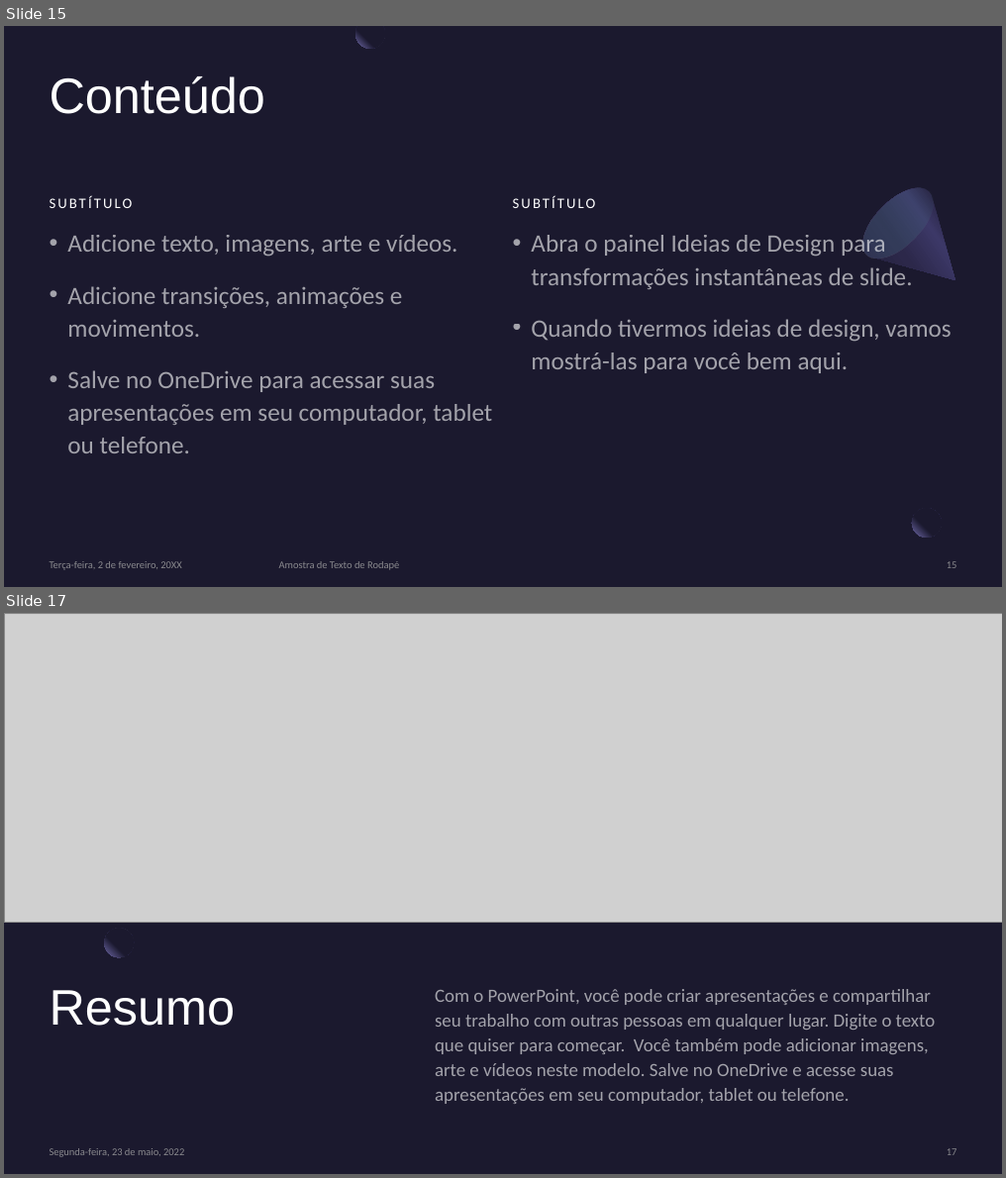
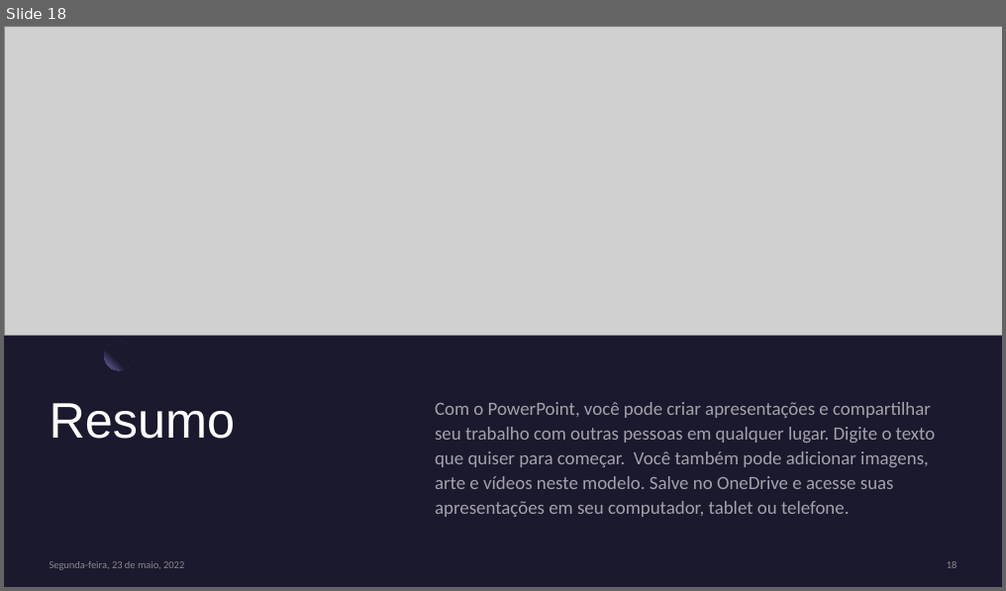
Before and after one commit to lidiambsouza/price_properties, a slide deck: Modelo Imobiliário.pptx. Shown one above the other, each under a label of ours: slides 15 and 17 before the commit, slide 18 after it; the slides between them are not shown. The pictures are 1006x1178 and 1006x591 pixels, drawn with LibreOffice and Linux fonts; fonts in the diff are those of the drawing; grey boxes stand for pictures. Boxes give left, top, right and bottom in pixels: in the first picture for what was removed or moved away, otherwise in the second. Text is boxed around its words. In the diff, an @@ line names an element or a change of style, - is before the commit and + after.

```diff
--- a/Modelo Imobiliário.pptx
+++ b/Modelo Imobiliário.pptx
@@ slide 15 removed at bbox=[4, 26, 1002, 587], background #1B192E @@
@@ freeform shape removed at bbox=[355, 26, 385, 49] @@
@@ title removed at bbox=[50, 76, 265, 114] @@
-Conteúdo
@@ text removed at bbox=[50, 195, 133, 208] @@
-SUBTÍTULO
@@ text removed at bbox=[513, 195, 596, 208] @@
-SUBTÍTULO
@@ freeform shape removed at bbox=[851, 176, 987, 311] @@
@@ ellipse removed at bbox=[851, 176, 945, 270] @@
@@ text removed at bbox=[67, 235, 492, 454] @@
-• Adicione texto, imagens, arte e vídeos.
-• Adicione transições, animações e movimentos.
-• Salve no OneDrive para acessar suas apresentações em seu computador, tablet ou telefone.
@@ text removed at bbox=[531, 235, 950, 373] @@
-• Abra o painel Ideias de Design para transformações instantâneas de slide.
-• Quando tivermos ideias de design, vamos mostrá-las para você bem aqui.
@@ ellipse removed at bbox=[912, 509, 942, 538] @@
@@ rectangle removed at bbox=[942, 503, 972, 532] @@
@@ text removed at bbox=[50, 562, 182, 570] @@
-Terça-feira, 2 de fevereiro, 20XX
@@ text removed at bbox=[279, 562, 399, 570] @@
-Amostra de Texto de Rodapé
@@ page number removed at bbox=[946, 562, 957, 569] @@
-15
@@ what was slide 17 is now slide 18 @@
@@ page number at bbox=[946, 562, 957, 569]: text changed @@
-17
+18
```
Also in this commit, not shown: 4 slides changed, 5 slides added, 3 other slides removed.
